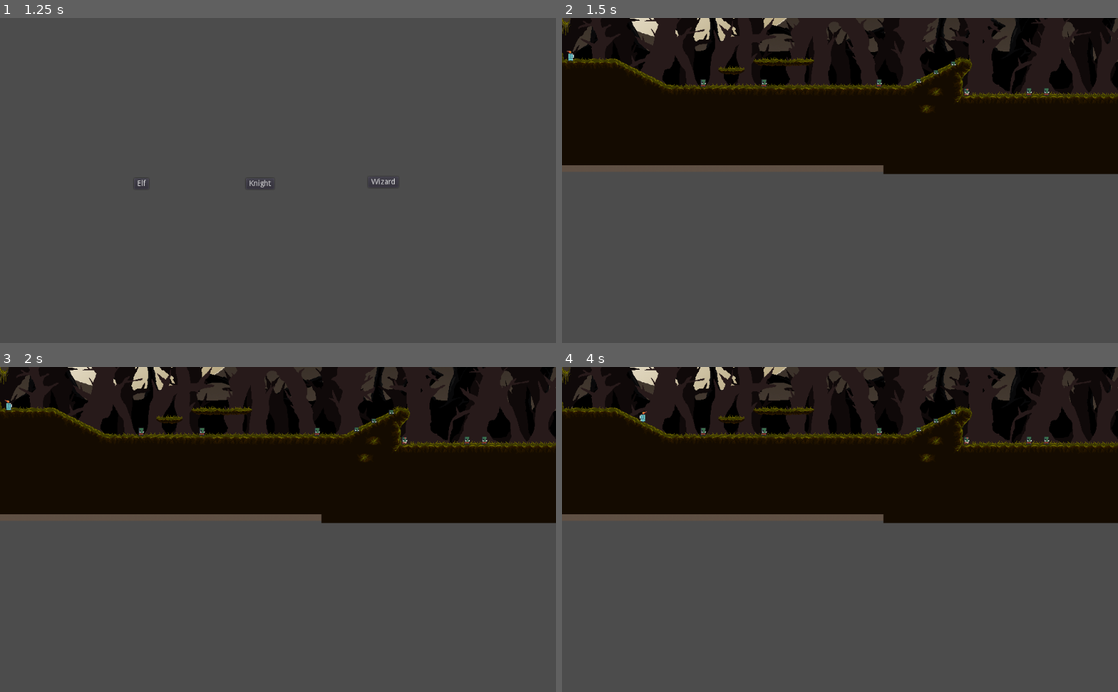
Above: before the commit, frames 1-4 (two rows, left to right).
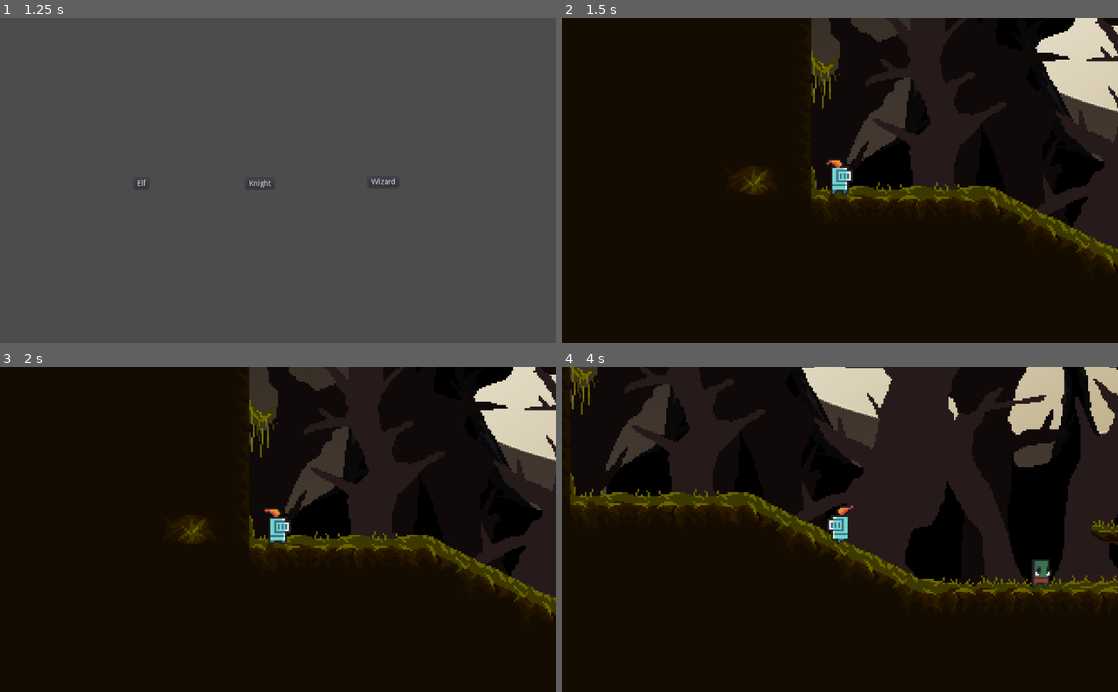
Above: after the commit, the same moments.

Repository: giordanorn/tfgoe
Game: Godot game, scene res://States/Main Menu.tscn
Two runs of this game, one before a commit and one after it. Both use one fixed random seed, a clock stepped at 60 frames per second and the inputs below.
Inputs:
- Up to frame 1 (1.25 s): click "Start Game" at 0.5 s
- Up to frame 2 (1.5 s): click "Knight" at 1.25 s
- Up to frame 3 (2 s): no input
- Up to frame 4 (4 s): tap Enter (ui_accept) at 2, 2.27, 3.02 s; hold Right (ui_right) 2.03-3.53 s; hold Left (ui_left) from 3.53 s (still down)

Frame 1 is identical in both runs. In frame 2, 70% of the frame differs, in the area x 0-100%, y 0-100%; in frame 3, 70%; in frame 4, 77%.

Commit message:
Cenas dos personagens e mapa adequados às alterações

Diff:
--- a/Characters/Players/Elf.tscn
+++ b/Characters/Players/Elf.tscn
@@ -1,18 +1,17 @@
-[gd_scene load_steps=16 format=2]
+[gd_scene load_steps=15 format=2]
 
 [ext_resource path="res://Scripts/Character.gd" type="Script" id=1]
 [ext_resource path="res://Sprites/Characters/Bodies/elf_m_idle_anim_f0.png" type="Texture" id=2]
 [ext_resource path="res://Sprites/Characters/Bodies/elf_m_idle_anim_f1.png" type="Texture" id=3]
 [ext_resource path="res://Sprites/Characters/Bodies/elf_m_idle_anim_f2.png" type="Texture" id=4]
 [ext_resource path="res://Sprites/Characters/Bodies/elf_m_idle_anim_f3.png" type="Texture" id=5]
-[ext_resource path="res://Sprites/Characters/Bodies/elf_m_run_anim_f0.png" type="Texture" id=6]
-[ext_resource path="res://Sprites/Characters/Bodies/elf_m_run_anim_f1.png" type="Texture" id=7]
-[ext_resource path="res://Sprites/Characters/Bodies/elf_m_run_anim_f2.png" type="Texture" id=8]
-[ext_resource path="res://Sprites/Characters/Bodies/elf_m_run_anim_f3.png" type="Texture" id=9]
-[ext_resource path="res://Sprites/Characters/Bodies/elf_m_hit_anim_f0.png" type="Texture" id=10]
-[ext_resource path="res://Utils/KeyboardMovement.tscn" type="PackedScene" id=11]
-[ext_resource path="res://Utils/Health.tscn" type="PackedScene" id=12]
-[ext_resource path="res://Utils/FrontAttack.tscn" type="PackedScene" id=13]
+[ext_resource path="res://Sprites/Characters/Bodies/elf_m_run_anim_f3.png" type="Texture" id=6]
+[ext_resource path="res://Sprites/Characters/Bodies/elf_m_run_anim_f0.png" type="Texture" id=7]
+[ext_resource path="res://Sprites/Characters/Bodies/elf_m_run_anim_f1.png" type="Texture" id=8]
+[ext_resource path="res://Sprites/Characters/Bodies/elf_m_run_anim_f2.png" type="Texture" id=9]
+[ext_resource path="res://Utils/KeyboardMovement.tscn" type="PackedScene" id=10]
+[ext_resource path="res://Utils/Health.tscn" type="PackedScene" id=11]
+[ext_resource path="res://Utils/FrontAttack.tscn" type="PackedScene" id=12]
 
 [sub_resource type="RectangleShape2D" id=1]
 extents = Vector2( 6, 9 )
@@ -24,21 +23,21 @@
 "name": "idle",
 "speed": 10.0
 }, {
-"frames": [ ExtResource( 6 ), ExtResource( 7 ), ExtResource( 8 ), ExtResource( 9 ) ],
+"frames": [ ExtResource( 6 ), ExtResource( 6 ), ExtResource( 6 ), ExtResource( 6 ) ],
+"loop": true,
+"name": "hit",
+"speed": 10.0
+}, {
+"frames": [ ExtResource( 7 ), ExtResource( 8 ), ExtResource( 9 ), ExtResource( 6 ) ],
 "loop": true,
 "name": "run",
-"speed": 10.0
-}, {
-"frames": [ ExtResource( 10 ), ExtResource( 10 ), ExtResource( 10 ), ExtResource( 10 ) ],
-"loop": true,
-"name": "hit",
 "speed": 10.0
 } ]
 
 [node name="Elf" type="KinematicBody2D" groups=[
 "character",
+"elf",
 "player",
-"elf",
 ]]
 script = ExtResource( 1 )
 nickname = "Elf"
@@ -50,18 +49,24 @@
 [node name="AnimatedSprite" type="AnimatedSprite" parent="."]
 frames = SubResource( 2 )
 animation = "idle"
-frame = 3
 playing = true
 offset = Vector2( 0, -6 )
 
-[node name="Movement" parent="." instance=ExtResource( 11 )]
+[node name="Movement" parent="." instance=ExtResource( 10 )]
 
-[node name="Health" parent="." instance=ExtResource( 12 )]
+[node name="Health" parent="." instance=ExtResource( 11 )]
 
-[node name="FrontAttack" parent="." instance=ExtResource( 13 )]
+[node name="FrontAttack" parent="." instance=ExtResource( 12 )]
+editor/display_folded = true
 
 [node name="AnimatedSprite" parent="FrontAttack/HitArea" index="1"]
 animation = "ElfBaseAttack"
-frame = 4
+
+[node name="Camera2D" type="Camera2D" parent="."]
+current = true
+zoom = Vector2( 0.3, 0.3 )
+drag_margin_left = 0.4
+drag_margin_top = 0.4
+drag_margin_right = 0.0
 
 [editable path="FrontAttack"]
--- a/Characters/Players/Knight.tscn
+++ b/Characters/Players/Knight.tscn
@@ -20,16 +20,16 @@
 [ext_resource path="res://Sprites/Characters/Attacks/LightningAttack/tile004.png" type="Texture" id=18]
 [ext_resource path="res://Sprites/Characters/Attacks/LightningAttack/tile005.png" type="Texture" id=19]
 [ext_resource path="res://Sprites/Characters/Attacks/LightningAttack/tile006.png" type="Texture" id=20]
-[ext_resource path="res://Sprites/Characters/Attacks/StabAttack/tile000.png" type="Texture" id=21]
-[ext_resource path="res://Sprites/Characters/Attacks/StabAttack/tile001.png" type="Texture" id=22]
-[ext_resource path="res://Sprites/Characters/Attacks/StabAttack/tile002.png" type="Texture" id=23]
-[ext_resource path="res://Sprites/Characters/Attacks/StabAttack/tile003.png" type="Texture" id=24]
-[ext_resource path="res://Sprites/Characters/Attacks/StabAttack/tile004.png" type="Texture" id=25]
-[ext_resource path="res://Sprites/Characters/Attacks/StabAttack/tile005.png" type="Texture" id=26]
-[ext_resource path="res://Sprites/Characters/Attacks/SmiteAttack/A200-1.png" type="Texture" id=27]
-[ext_resource path="res://Sprites/Characters/Attacks/SmiteAttack/A200-2.png" type="Texture" id=28]
-[ext_resource path="res://Sprites/Characters/Attacks/SmiteAttack/A200-3.png" type="Texture" id=29]
-[ext_resource path="res://Sprites/Characters/Attacks/SmiteAttack/A200-4.png" type="Texture" id=30]
+[ext_resource path="res://Sprites/Characters/Attacks/SmiteAttack/A200-1.png" type="Texture" id=21]
+[ext_resource path="res://Sprites/Characters/Attacks/SmiteAttack/A200-2.png" type="Texture" id=22]
+[ext_resource path="res://Sprites/Characters/Attacks/SmiteAttack/A200-3.png" type="Texture" id=23]
+[ext_resource path="res://Sprites/Characters/Attacks/SmiteAttack/A200-4.png" type="Texture" id=24]
+[ext_resource path="res://Sprites/Characters/Attacks/StabAttack/tile000.png" type="Texture" id=25]
+[ext_resource path="res://Sprites/Characters/Attacks/StabAttack/tile001.png" type="Texture" id=26]
+[ext_resource path="res://Sprites/Characters/Attacks/StabAttack/tile002.png" type="Texture" id=27]
+[ext_resource path="res://Sprites/Characters/Attacks/StabAttack/tile003.png" type="Texture" id=28]
+[ext_resource path="res://Sprites/Characters/Attacks/StabAttack/tile004.png" type="Texture" id=29]
+[ext_resource path="res://Sprites/Characters/Attacks/StabAttack/tile005.png" type="Texture" id=30]
 
 [sub_resource type="RectangleShape2D" id=1]
 extents = Vector2( 6, 9 )
@@ -59,14 +59,14 @@
 "name": "WizBaseAttack",
 "speed": 15.0
 }, {
-"frames": [ ExtResource( 21 ), ExtResource( 22 ), ExtResource( 23 ), ExtResource( 24 ), ExtResource( 25 ), ExtResource( 26 ) ],
+"frames": [ ExtResource( 21 ), ExtResource( 22 ), ExtResource( 23 ), ExtResource( 24 ) ],
+"loop": true,
+"name": "KnightBaseAttack",
+"speed": 10.0
+}, {
+"frames": [ ExtResource( 25 ), ExtResource( 26 ), ExtResource( 27 ), ExtResource( 28 ), ExtResource( 29 ), ExtResource( 30 ) ],
 "loop": true,
 "name": "ElfBaseAttack",
-"speed": 10.0
-}, {
-"frames": [ ExtResource( 27 ), ExtResource( 28 ), ExtResource( 29 ), ExtResource( 30 ) ],
-"loop": true,
-"name": "KnightBaseAttack",
 "speed": 10.0
 } ]
 
@@ -86,6 +86,7 @@
 position = Vector2( 0, -6 )
 frames = SubResource( 2 )
 animation = "idle"
+frame = 3
 playing = true
 
 [node name="Movement" parent="." instance=ExtResource( 11 )]
@@ -93,11 +94,20 @@
 [node name="Health" parent="." instance=ExtResource( 12 )]
 
 [node name="FrontAttack" parent="." instance=ExtResource( 13 )]
+scale = Vector2( 1.5, 1.5 )
 
 [node name="AnimatedSprite" parent="FrontAttack/HitArea" index="1"]
+position = Vector2( 0, -4 )
 scale = Vector2( 0.04, 0.04 )
 frames = SubResource( 3 )
 animation = "KnightBaseAttack"
-frame = 0
+frame = 3
+
+[node name="Camera2D" type="Camera2D" parent="."]
+current = true
+zoom = Vector2( 0.3, 0.3 )
+drag_margin_left = 0.4
+drag_margin_top = 0.4
+drag_margin_right = 0.0
 
 [editable path="FrontAttack"]
--- a/Characters/Players/Lizard.tscn
+++ b/Characters/Players/Lizard.tscn
@@ -5,11 +5,11 @@
 [ext_resource path="res://Sprites/Characters/Bodies/lizard_m_idle_anim_f1.png" type="Texture" id=3]
 [ext_resource path="res://Sprites/Characters/Bodies/lizard_m_idle_anim_f2.png" type="Texture" id=4]
 [ext_resource path="res://Sprites/Characters/Bodies/lizard_m_idle_anim_f3.png" type="Texture" id=5]
-[ext_resource path="res://Sprites/Characters/Bodies/lizard_m_run_anim_f0.png" type="Texture" id=6]
-[ext_resource path="res://Sprites/Characters/Bodies/lizard_m_run_anim_f1.png" type="Texture" id=7]
-[ext_resource path="res://Sprites/Characters/Bodies/lizard_m_run_anim_f2.png" type="Texture" id=8]
-[ext_resource path="res://Sprites/Characters/Bodies/lizard_m_run_anim_f3.png" type="Texture" id=9]
-[ext_resource path="res://Sprites/Characters/Bodies/lizard_m_hit_anim_f0.png" type="Texture" id=10]
+[ext_resource path="res://Sprites/Characters/Bodies/lizard_m_hit_anim_f0.png" type="Texture" id=6]
+[ext_resource path="res://Sprites/Characters/Bodies/lizard_m_run_anim_f0.png" type="Texture" id=7]
+[ext_resource path="res://Sprites/Characters/Bodies/lizard_m_run_anim_f1.png" type="Texture" id=8]
+[ext_resource path="res://Sprites/Characters/Bodies/lizard_m_run_anim_f2.png" type="Texture" id=9]
+[ext_resource path="res://Sprites/Characters/Bodies/lizard_m_run_anim_f3.png" type="Texture" id=10]
 [ext_resource path="res://Utils/KeyboardMovement.tscn" type="PackedScene" id=11]
 [ext_resource path="res://Utils/Health.tscn" type="PackedScene" id=12]
 [ext_resource path="res://Utils/FrontAttack.tscn" type="PackedScene" id=13]
@@ -24,14 +24,14 @@
 "name": "idle",
 "speed": 10.0
 }, {
-"frames": [ ExtResource( 6 ), ExtResource( 7 ), ExtResource( 8 ), ExtResource( 9 ) ],
+"frames": [ ExtResource( 6 ) ],
+"loop": true,
+"name": "hit",
+"speed": 10.0
+}, {
+"frames": [ ExtResource( 7 ), ExtResource( 8 ), ExtResource( 9 ), ExtResource( 10 ) ],
 "loop": true,
 "name": "run",
-"speed": 10.0
-}, {
-"frames": [ ExtResource( 10 ) ],
-"loop": true,
-"name": "hit",
 "speed": 10.0
 } ]
 
@@ -59,3 +59,10 @@
 [node name="Health" parent="." instance=ExtResource( 12 )]
 
 [node name="FrontAttack" parent="." instance=ExtResource( 13 )]
+
+[node name="Camera2D" type="Camera2D" parent="."]
+current = true
+zoom = Vector2( 0.3, 0.3 )
+drag_margin_left = 0.4
+drag_margin_top = 0.4
+drag_margin_right = 0.0
--- a/Characters/Players/Wizard.tscn
+++ b/Characters/Players/Wizard.tscn
@@ -5,11 +5,11 @@
 [ext_resource path="res://Sprites/Characters/Bodies/wizzard_m_idle_anim_f1.png" type="Texture" id=3]
 [ext_resource path="res://Sprites/Characters/Bodies/wizzard_m_idle_anim_f2.png" type="Texture" id=4]
 [ext_resource path="res://Sprites/Characters/Bodies/wizzard_m_idle_anim_f3.png" type="Texture" id=5]
-[ext_resource path="res://Sprites/Characters/Bodies/wizzard_m_run_anim_f0.png" type="Texture" id=6]
-[ext_resource path="res://Sprites/Characters/Bodies/wizzard_m_run_anim_f1.png" type="Texture" id=7]
-[ext_resource path="res://Sprites/Characters/Bodies/wizzard_m_run_anim_f2.png" type="Texture" id=8]
-[ext_resource path="res://Sprites/Characters/Bodies/wizzard_m_run_anim_f3.png" type="Texture" id=9]
-[ext_resource path="res://Sprites/Characters/Bodies/wizzard_m_hit_anim_f0.png" type="Texture" id=10]
+[ext_resource path="res://Sprites/Characters/Bodies/wizzard_m_hit_anim_f0.png" type="Texture" id=6]
+[ext_resource path="res://Sprites/Characters/Bodies/wizzard_m_run_anim_f0.png" type="Texture" id=7]
+[ext_resource path="res://Sprites/Characters/Bodies/wizzard_m_run_anim_f1.png" type="Texture" id=8]
+[ext_resource path="res://Sprites/Characters/Bodies/wizzard_m_run_anim_f2.png" type="Texture" id=9]
+[ext_resource path="res://Sprites/Characters/Bodies/wizzard_m_run_anim_f3.png" type="Texture" id=10]
 [ext_resource path="res://Utils/KeyboardMovement.tscn" type="PackedScene" id=11]
 [ext_resource path="res://Utils/Health.tscn" type="PackedScene" id=12]
 [ext_resource path="res://Utils/FrontAttack.tscn" type="PackedScene" id=13]
@@ -24,21 +24,21 @@
 "name": "idle",
 "speed": 10.0
 }, {
-"frames": [ ExtResource( 6 ), ExtResource( 7 ), ExtResource( 8 ), ExtResource( 9 ) ],
+"frames": [ ExtResource( 6 ) ],
+"loop": true,
+"name": "hit",
+"speed": 10.0
+}, {
+"frames": [ ExtResource( 7 ), ExtResource( 8 ), ExtResource( 9 ), ExtResource( 10 ) ],
 "loop": true,
 "name": "run",
-"speed": 10.0
-}, {
-"frames": [ ExtResource( 10 ) ],
-"loop": true,
-"name": "hit",
 "speed": 10.0
 } ]
 
 [node name="Wizard" type="KinematicBody2D" groups=[
 "character",
+"wizard",
 "player",
-"wizard",
 ]]
 script = ExtResource( 1 )
 nickname = "Wizard"
@@ -51,7 +51,7 @@
 position = Vector2( 0, -6 )
 frames = SubResource( 2 )
 animation = "idle"
-frame = 2
+frame = 3
 playing = true
 
 [node name="Movement" parent="." instance=ExtResource( 11 )]
@@ -59,12 +59,19 @@
 [node name="Health" parent="." instance=ExtResource( 12 )]
 
 [node name="FrontAttack" parent="." instance=ExtResource( 13 )]
+editor/display_folded = true
 
 [node name="Shape" parent="FrontAttack/HitArea" index="0"]
 scale = Vector2( 3, 1 )
 
 [node name="AnimatedSprite" parent="FrontAttack/HitArea" index="1"]
 scale = Vector2( 0.24, 0.24 )
-frame = 4
+
+[node name="Camera2D" type="Camera2D" parent="."]
+current = true
+zoom = Vector2( 0.3, 0.3 )
+drag_margin_left = 0.4
+drag_margin_top = 0.4
+drag_margin_right = 0.0
 
 [editable path="FrontAttack"]
--- a/Levels/Forest 1.tscn
+++ b/Levels/Forest 1.tscn
@@ -904,11 +904,12 @@
 25/z_index = 0
 
 [node name="Forest 1" type="Node2D"]
+editor/display_folded = true
 
 [node name="Background" type="Node2D" parent="."]
 
 [node name="BG" type="Sprite" parent="Background"]
-position = Vector2( 812, 80 )
+position = Vector2( 813, 80 )
 scale = Vector2( 1.60938, 0.708333 )
 texture = ExtResource( 1 )
 
@@ -982,5 +983,5 @@
 position = Vector2( -16, 24 )
 
 [node name="WarpZone" parent="." instance=ExtResource( 9 )]
-position = Vector2( 1280, 136 )
+position = Vector2( 1268.03, 127.618 )
 scene_path = "res://States/Stages/Forest/Stage2.tscn"
